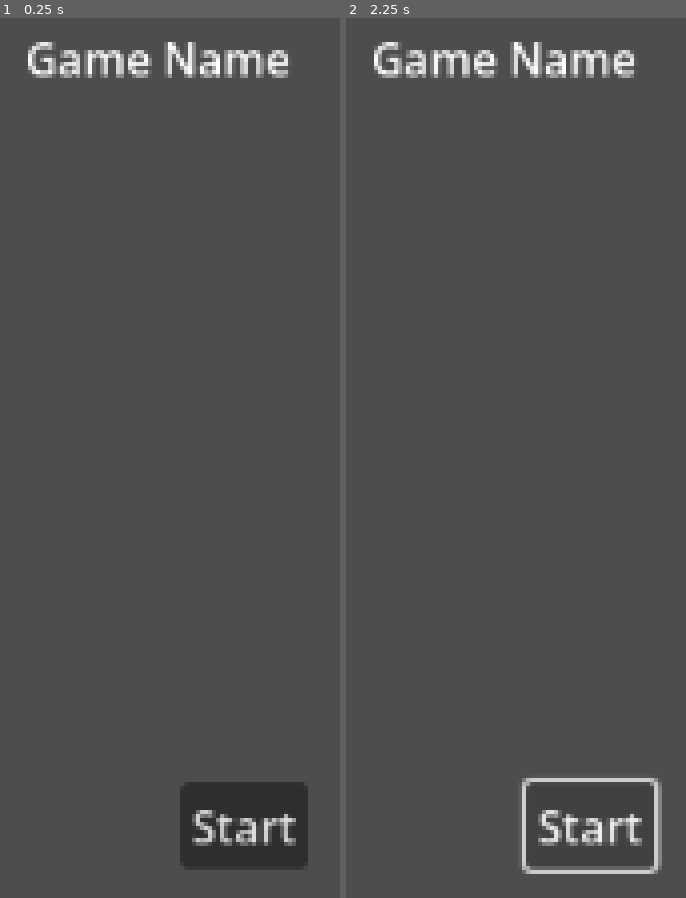
Above: before the commit, frames 1-2 (left to right).
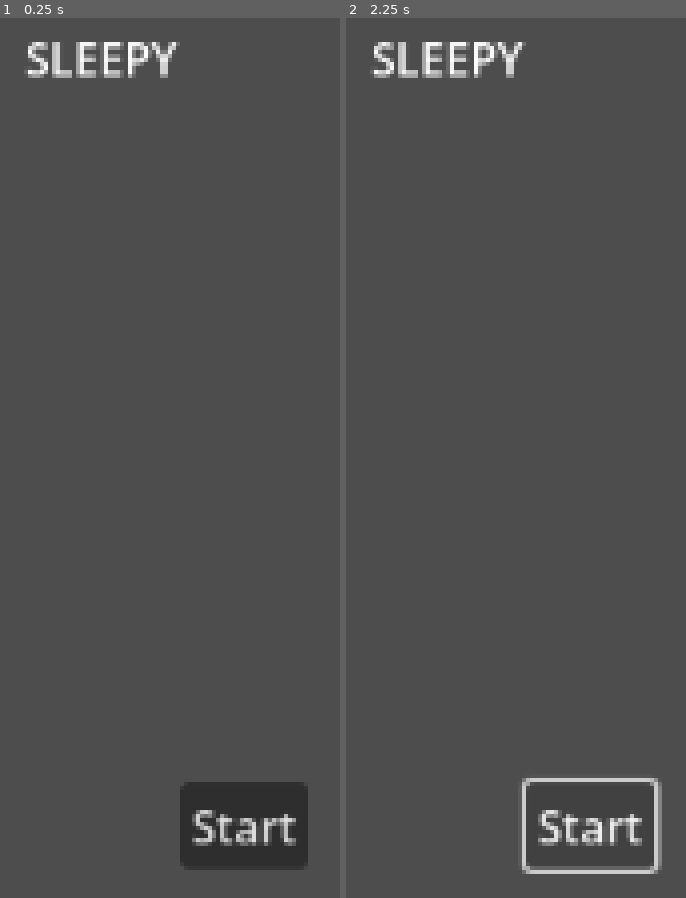
Above: after the commit, the same moments.

Repository: Picobola1/SLEEPOVERGAME-
Game: Godot game, scene res://main.tscn
The game is run twice, just before and just after one commit, with the same random seed, the same clock (stepped at 60 frames per second) and the same inputs.
Inputs:
- Up to frame 1 (0.25 s): no input
- Up to frame 2 (2.25 s): click "Start" at 0.5 s; click "Start" at 1.25 s; tap Enter at 2 s; hold Right (right, bound only after the commit) from 2.03 s (still down); tap Alt at 2.1 s

The runs differ from the first frame. In frame 1, 2.0% of the frame differs, in the area x 7-85%, y 2-7%; in frame 2, 2.0%.

Commit message:
PlayerMovment

Diff:
--- a/Sleepy/main.tscn
+++ b/Sleepy/main.tscn
@@ -1,6 +1,6 @@
 [gd_scene format=3 uid="uid://cffsssfbslihl"]
 
-[node name="Control" type="Control"]
+[node name="Control" type="Control" unique_id=2054382122]
 layout_mode = 3
 anchors_preset = 8
 anchor_left = 0.5
@@ -15,15 +15,15 @@
 grow_vertical = 2
 size_flags_horizontal = 4
 
-[node name="Label" type="Label" parent="."]
+[node name="Label" type="Label" parent="." unique_id=576643354]
 layout_mode = 0
 offset_left = -61.0
 offset_top = -125.0
 offset_right = 35.0
 offset_bottom = -102.0
-text = "Game Name"
+text = "SLEEPY"
 
-[node name="Button" type="Button" parent="."]
+[node name="Button" type="Button" parent="." unique_id=1214625401]
 layout_mode = 0
 offset_left = -5.0
 offset_top = 148.0
--- /dev/null
+++ b/Sleepy/player.gd
@@ -0,0 +1,18 @@
+extends CharacterBody2D
+
+
+const SPEED = 300.0
+
+
+func _physics_process(delta: float) -> void:
+
+
+	# Get the input direction and handle the movement/deceleration.
+	# As good practice, you should replace UI actions with custom gameplay actions.
+	var direction := Input.get_axis("left", "right")
+	if direction:
+		velocity.x = direction * SPEED
+	else:
+		velocity.x = move_toward(velocity.x, 0, SPEED)
+
+	move_and_slide()
--- /dev/null
+++ b/Sleepy/player.tscn
@@ -0,0 +1,19 @@
+[gd_scene format=3 uid="uid://clopiuj6ng815"]
+
+[ext_resource type="Texture2D" uid="uid://oskncruupkn4" path="res://Foozle_2DS0011_Void_MainShip/Main Ship/Main Ship - Bases/PNGs/Main Ship - Base - Full health.png" id="1_4flbx"]
+[ext_resource type="Script" uid="uid://dv64h45cxbwd1" path="res://player.gd" id="1_onrkg"]
+
+[sub_resource type="CapsuleShape2D" id="CapsuleShape2D_4flbx"]
+radius = 29.0
+height = 80.0
+
+[node name="Player" type="CharacterBody2D" unique_id=2028996552]
+script = ExtResource("1_onrkg")
+
+[node name="Sprite2D" type="Sprite2D" parent="." unique_id=1969711470]
+scale = Vector2(3, 3)
+texture = ExtResource("1_4flbx")
+
+[node name="CollisionShape2D" type="CollisionShape2D" parent="." unique_id=963394419]
+position = Vector2(0, -1)
+shape = SubResource("CapsuleShape2D_4flbx")
--- a/Sleepy/project.godot
+++ b/Sleepy/project.godot
@@ -8,9 +8,32 @@
 
 config_version=5
 
+[animation]
+
+compatibility/default_parent_skeleton_in_mesh_instance_3d=true
+
 [application]
 
 config/name="Sleepy"
 run/main_scene="uid://cffsssfbslihl"
-config/features=PackedStringArray("4.4", "Forward Plus")
+config/features=PackedStringArray("4.6", "Forward Plus")
 config/icon="res://icon.svg"
+
+[input]
+
+left={
+"deadzone": 0.2,
+"events": [Object(InputEventKey,"resource_local_to_scene":false,"resource_name":"","device":-1,"window_id":0,"alt_pressed":false,"shift_pressed":false,"ctrl_pressed":false,"meta_pressed":false,"pressed":false,"keycode":0,"physical_keycode":65,"key_label":0,"unicode":97,"location":0,"echo":false,"script":null)
+, Object(InputEventKey,"resource_local_to_scene":false,"resource_name":"","device":-1,"window_id":0,"alt_pressed":false,"shift_pressed":false,"ctrl_pressed":false,"meta_pressed":false,"pressed":false,"keycode":0,"physical_keycode":4194319,"key_label":0,"unicode":0,"location":0,"echo":false,"script":null)
+]
+}
+right={
+"deadzone": 0.2,
+"events": [Object(InputEventKey,"resource_local_to_scene":false,"resource_name":"","device":-1,"window_id":0,"alt_pressed":false,"shift_pressed":false,"ctrl_pressed":false,"meta_pressed":false,"pressed":false,"keycode":0,"physical_keycode":4194321,"key_label":0,"unicode":0,"location":0,"echo":false,"script":null)
+, Object(InputEventKey,"resource_local_to_scene":false,"resource_name":"","device":-1,"window_id":0,"alt_pressed":false,"shift_pressed":false,"ctrl_pressed":false,"meta_pressed":false,"pressed":false,"keycode":0,"physical_keycode":68,"key_label":0,"unicode":100,"location":0,"echo":false,"script":null)
+]
+}
+
+[rendering]
+
+textures/canvas_textures/default_texture_filter=0
Not shown, added: Sleepy/Foozle_2DS0011_Void_MainShip/Main Ship/Main Ship - Bases/PNGs/Main Ship - Base - Damaged.png.import
Not shown, added: Sleepy/Foozle_2DS0011_Void_MainShip/Main Ship/Main Ship - Bases/PNGs/Main Ship - Base - Full health.png.import
Not shown, added: Sleepy/Foozle_2DS0011_Void_MainShip/Main Ship/Main Ship - Bases/PNGs/Main Ship - Base - Slight damage.png.import
Not shown, added: Sleepy/Foozle_2DS0011_Void_MainShip/Main Ship/Main Ship - Bases/PNGs/Main Ship - Base - Very damaged.png.import
Not shown, added: Sleepy/Foozle_2DS0011_Void_MainShip/Main Ship/Main Ship - Engine Effects/PNGs/Main Ship - Engines - Base Engine - Idle.png.import
Not shown, added: Sleepy/Foozle_2DS0011_Void_MainShip/Main Ship/Main Ship - Engine Effects/PNGs/Main Ship - Engines - Base Engine - Powering.png.import
Not shown, added: Sleepy/Foozle_2DS0011_Void_MainShip/Main Ship/Main Ship - Engine Effects/PNGs/Main Ship - Engines - Base Engine - Spritesheet.png.import
Not shown, added: Sleepy/Foozle_2DS0011_Void_MainShip/Main Ship/Main Ship - Engine Effects/PNGs/Main Ship - Engines - Big Pulse Engine - Idle.png.import
Not shown, added: Sleepy/Foozle_2DS0011_Void_MainShip/Main Ship/Main Ship - Engine Effects/PNGs/Main Ship - Engines - Big Pulse Engine - Powering.png.import
Not shown, added: Sleepy/Foozle_2DS0011_Void_MainShip/Main Ship/Main Ship - Engine Effects/PNGs/Main Ship - Engines - Big Pulse Engine - Spritesheet.png.import
Not shown, added: Sleepy/Foozle_2DS0011_Void_MainShip/Main Ship/Main Ship - Engine Effects/PNGs/Main Ship - Engines - Burst Engine - Idle.png.import
Not shown, added: Sleepy/Foozle_2DS0011_Void_MainShip/Main Ship/Main Ship - Engine Effects/PNGs/Main Ship - Engines - Burst Engine - Powering.png.import
(and 22 more such lines)
